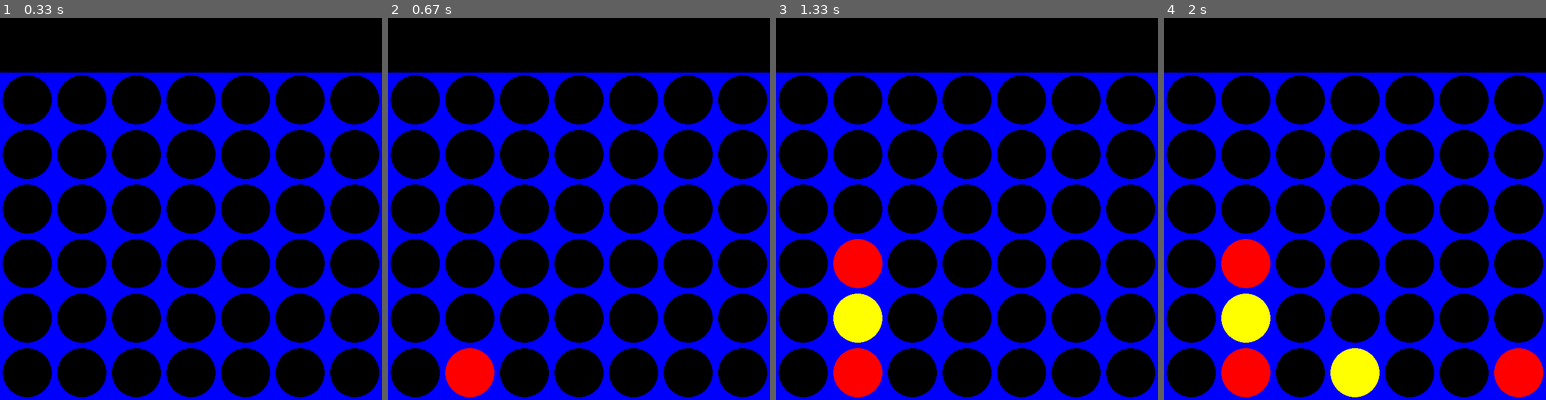
Above: before the commit, frames 1-4 (left to right).
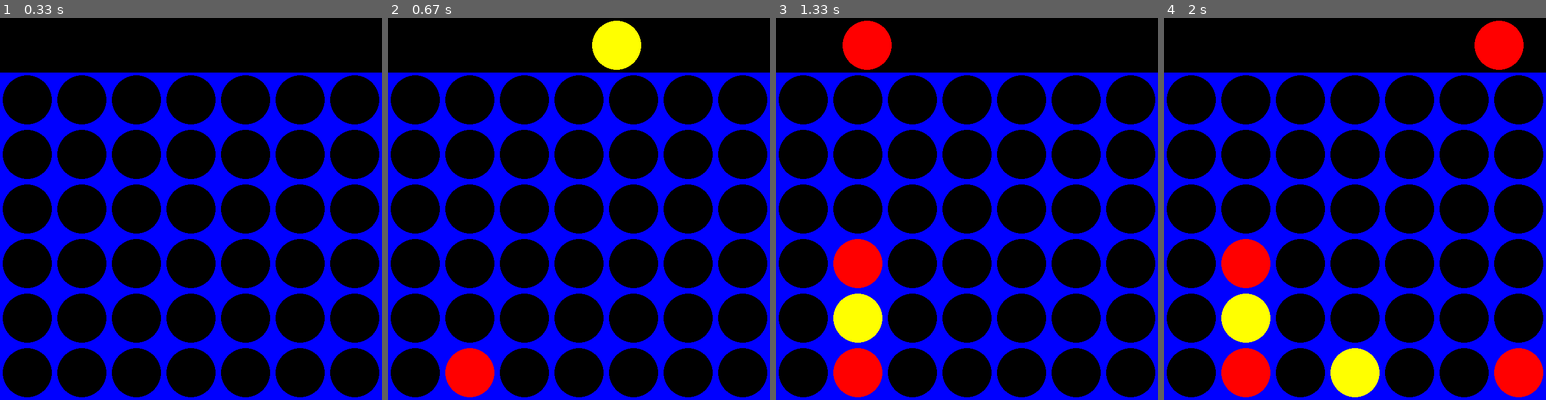
Above: after the commit, the same moments.

Repository: brccabral/Python_Pygame_ConnectFour
Game: pygame game, started from connect4.py
Same seed, same stepped clock (60 frames per second), same inputs: the game is played once before the commit and once after it.
Inputs (mouse positions are in pixels of both pictures, inside the frame that each line leads up to):
- Up to frame 1 (0.33 s): no input
- Up to frame 2 (0.67 s): press the mouse at (487, 212) at 0.37 s; move the mouse to (552, 251) at 0.47 s; release the mouse at (617, 293) at 0.6 s
- Up to frame 3 (1.33 s): click (848, 296) at 0.77 s; click (867, 67) at 1.1 s
- Up to frame 4 (2 s): click (1335, 308) at 1.43 s; click (1500, 354) at 1.77 s

Frame 1 is identical in both runs. In frame 2, 1.3% of the frame differs, in the area x 53-67%, y 0-14%; in frame 3, 1.3%; in frame 4, 1.3%.

Commit message:
show player piece at the top

Diff:
--- a/connect4.py
+++ b/connect4.py
@@ -93,6 +93,18 @@
     for event in pygame.event.get():
         if event.type == pygame.QUIT:
             sys.exit()
+
+        if event.type == pygame.MOUSEMOTION:
+            # resets the first bar to all black so it can draw the piece circle just once
+            pygame.draw.rect(screen, BLACK, (0, 0, width, SQUARESIZE))
+            (posx, posy) = event.pos
+            if turn == 0:
+                color = RED
+            else:
+                color = YELLOW
+            pygame.draw.circle(screen, color, (posx, int(SQUARESIZE/2)), RADIUS)
+        pygame.display.update()
+
         if event.type == pygame.MOUSEBUTTONDOWN:
             (posx, posy) = event.pos
             col = int(math.floor(posx/SQUARESIZE))
